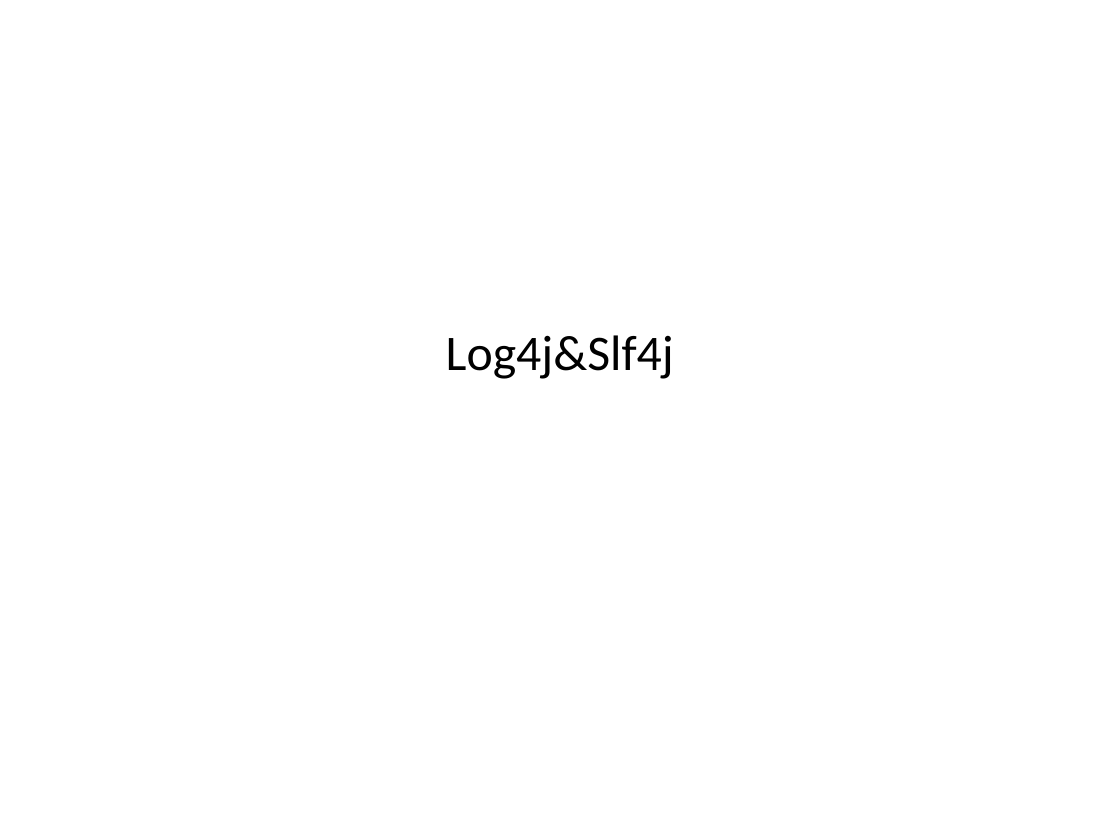
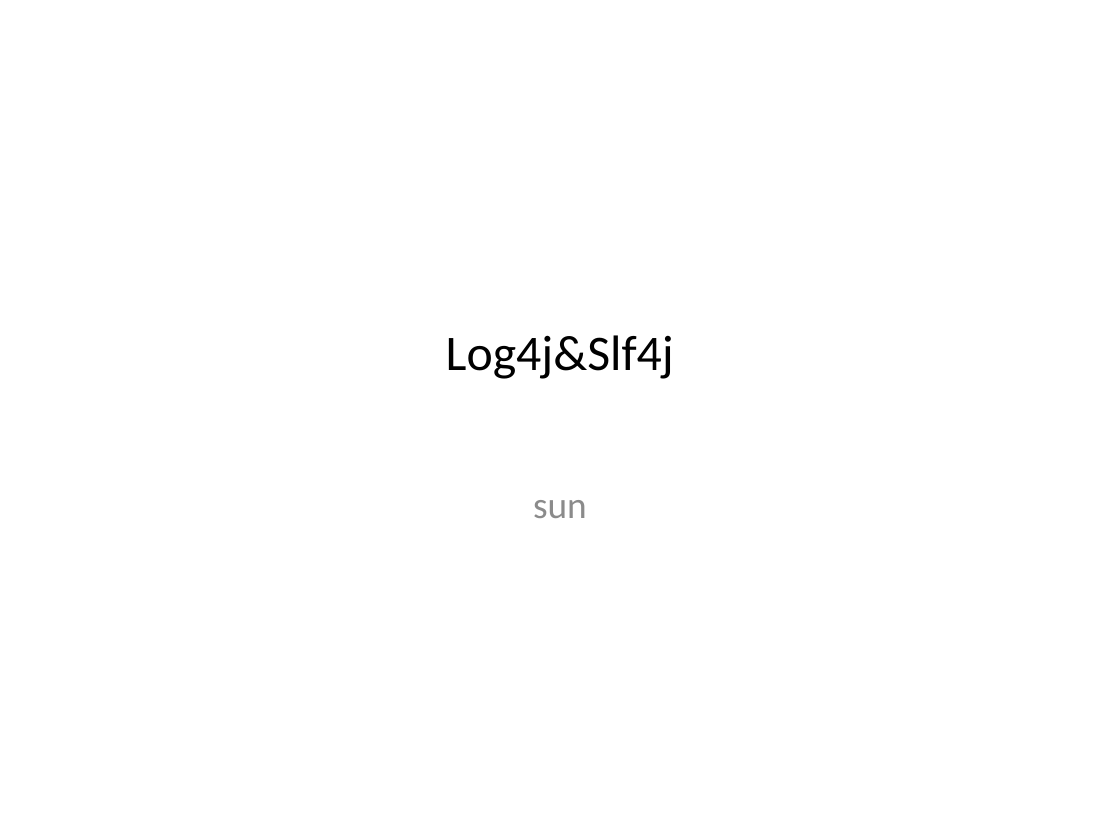
Before and after one commit to Tovi-sun/helloWorld, a slide deck: slide 1 of dir/java日志系统.pptx. Drawn at 1120x840 pixels with LibreOffice and Linux fonts; fonts in the diff are those of the drawing. Boxes give left, top, right and bottom in pixels: in the first picture for what was removed or moved away, otherwise in the second. Text is boxed around its words. In the diff, an @@ line names an element or a change of style, - is before the commit and + after.

Commit message:
add name

```diff
--- a/dir/java日志系统.pptx
+++ b/dir/java日志系统.pptx
@@ subtitle added at (533,500,587,518), 24 pt, text #8C8C8C @@
+sun
```
